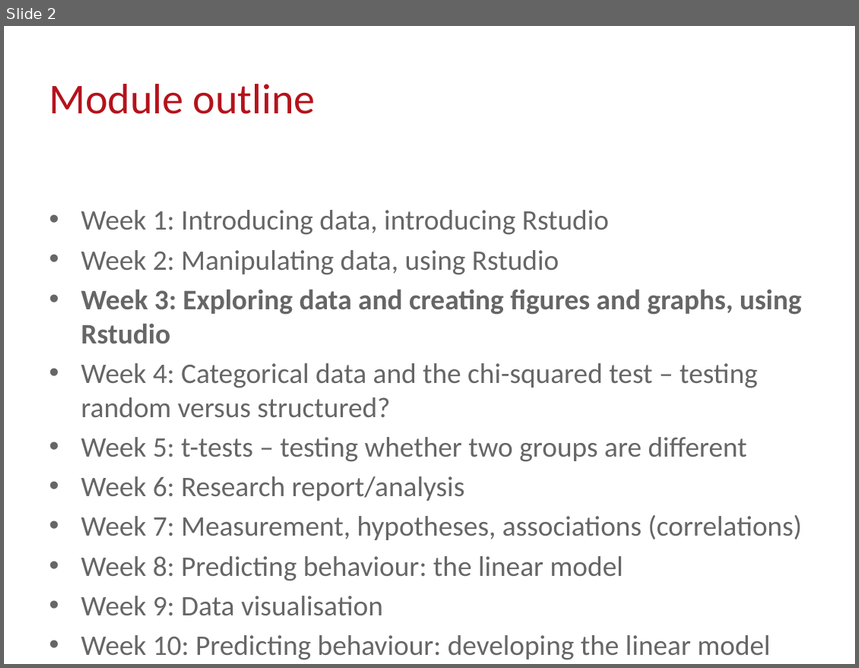
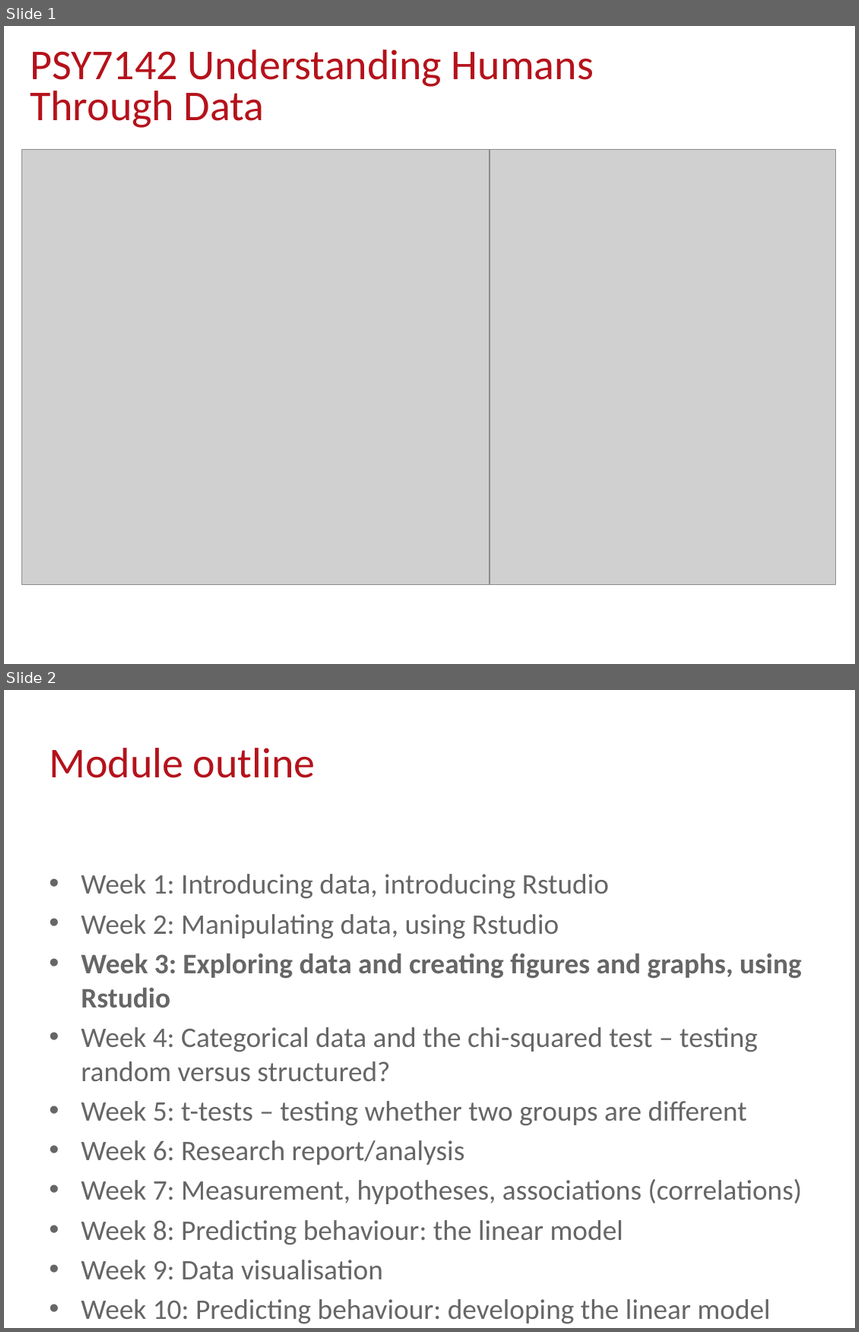
Before and after one commit to lu-psy-r/MSc, a slide deck: PSYC7142/part1/ppt/wk3/PSYC7142 Lecture week3 part3 handout.pptx. Shown one above the other, each under a label of ours: slide 2 before the commit, slides 1 and 2 after it. The pictures are 859x668 and 859x1332 pixels, drawn with LibreOffice and Linux fonts; fonts in the diff are those of the drawing; grey boxes stand for pictures; background and template pictures are left out. Boxes give left, top, right and bottom in pixels: in the first picture for what was removed or moved away, otherwise in the second. Text is boxed around its words. In the diff, an @@ line names an element or a change of style, - is before the commit and + after.

```diff
--- a/PSYC7142/part1/ppt/wk3/PSYC7142 Lecture week3 part3 handout.pptx
+++ b/PSYC7142/part1/ppt/wk3/PSYC7142 Lecture week3 part3 handout.pptx
@@ slide 1 added at (4,26,855,664), background picture (left out) @@
@@ title added at (30,50,594,128), 36 pt, text #B5121B @@
+PSY7142 Understanding Humans Through Data
@@ picture added at (22,149,490,585) @@
@@ picture added at (490,149,836,585) @@
```
Also in this commit, not shown: 1 slide removed, 9 other files.
